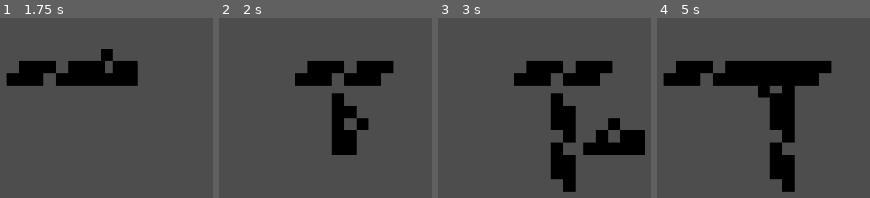
Above: before the commit, frames 1-4 (left to right).
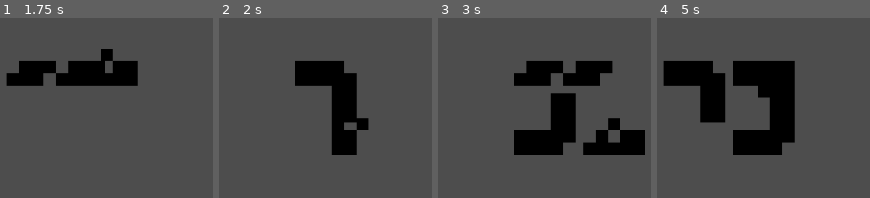
Above: after the commit, the same moments.

Repository: Vexcenot/SnakeRemastered
Game: Godot game, scene res://scenes scripts/main.tscn
Two runs of this game, one before a commit and one after it. Both use one fixed random seed, a clock stepped at 60 frames per second and the inputs below.
Inputs:
- Up to frame 1 (1.75 s): tap Enter at 0.5 s; hold Right (ui_right) 0.53-1.28 s; hold Space (action) 0.53-1.28 s; hold Down (ui_down) from 1.28 s (still down); tap Shift (action2) at 1.35 s
- Up to frame 2 (2 s): keep holding Down (ui_down)
- Up to frame 3 (3 s): release Down (ui_down) at 2.03 s; hold Right (ui_right) 2.03-2.78 s; hold Alt (action3) 2.03-2.78 s; tap Enter at 2.75 s; hold Up (ui_up) from 2.78 s (still down); tap Space (action) at 2.85 s
- Up to frame 4 (5 s): tap Space (action) at 3.5 s; release Up (ui_up) at 3.53 s; hold Shift (action2) 3.53-4.28 s; hold Left (ui_left) from 3.53 s (still down); tap Enter at 4.25 s; tap Alt (action3) at 4.35 s

Frame 1 is identical in both runs. In frame 2, 3.8% of the frame differs, in the area x 35-83%, y 23-59%; in frame 3, 5.3%; in frame 4, 11%, in the area x 2-83%, y 23-97%.

Commit message:
turn sprite now activates

Diff:
--- a/scenes scripts/player.gd
+++ b/scenes scripts/player.gd
@@ -40,6 +40,8 @@
 	move()
 	spawnTail()
 	updateTailPositions()
+	print("tur ", turnHistory)
+	print("dir ", directionHistory)
 
 
 func _input(event: InputEvent) -> void:
@@ -97,20 +99,10 @@
 			if dirIndex >= 0:
 				var segmentDirection = directionHistory[dirIndex]
 				tailSegments[i].direction = segmentDirection
-				# Apply rotation and flip based on direction
-				#match segmentDirection:
-					#up:
-						#tailSegments[i].get_node("tailSprite").rotation = deg_to_rad(-90)
-						#tailSegments[i].get_node("tailSprite").flip_h = false
-					#down:
-						#tailSegments[i].get_node("tailSprite").rotation = deg_to_rad(90)
-						#tailSegments[i].get_node("tailSprite").flip_h = false
-					#left:
-						#tailSegments[i].get_node("tailSprite").rotation = 0
-						#tailSegments[i].get_node("tailSprite").flip_h = true
-					#right:
-						#tailSegments[i].get_node("tailSprite").rotation = 0
-						#tailSegments[i].get_node("tailSprite").flip_h = false
+			var turIndex = directionHistory.size() - stepsAgo
+			if turIndex >= 0:
+				var segmentTurn = directionHistory[turIndex]
+				tailSegments[i].nextDirection = segmentTurn
 #AAAAAAAAA end
 
 
--- a/scenes scripts/tail.gd
+++ b/scenes scripts/tail.gd
@@ -1,15 +1,16 @@
 extends Sprite2D
 
 enum {stop, up, down, left, right}
-@export var turnCheck : int
+@export var turn : int
 @export var direction : int
+@export var nextDirection : int
 
 func _ready() -> void:
 	Global.tick.connect(update)
 
 func update():
 	rotation()
-	if turnCheck == 1:
+	if direction != nextDirection :
 		frame = 3
 	else:
 		frame = 1
Binary file changed: sprites/smol snake.png
